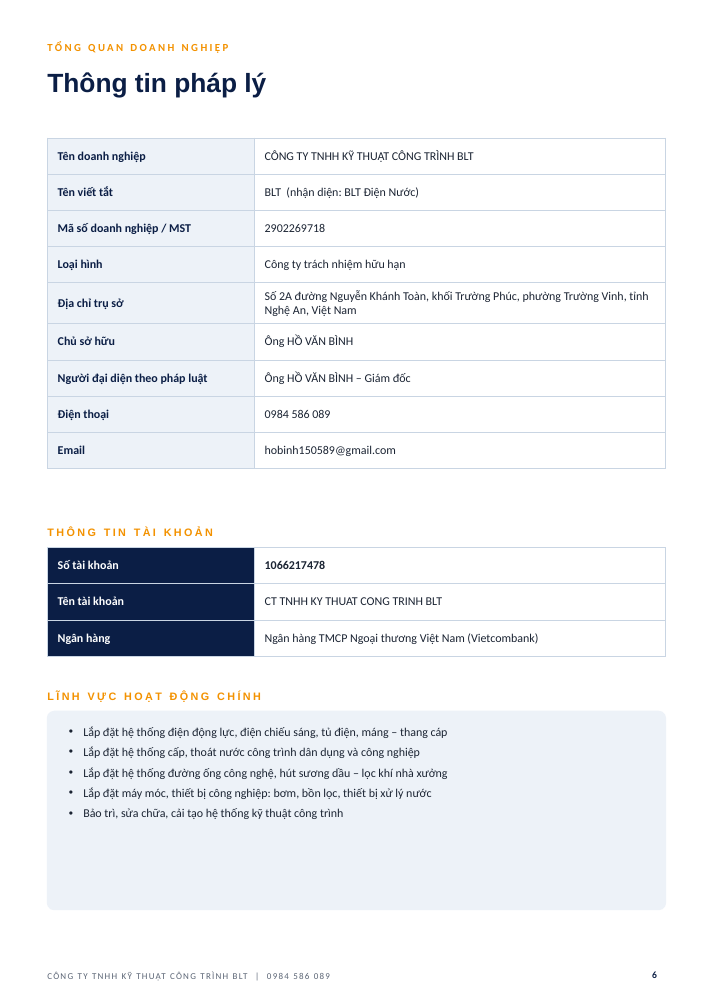
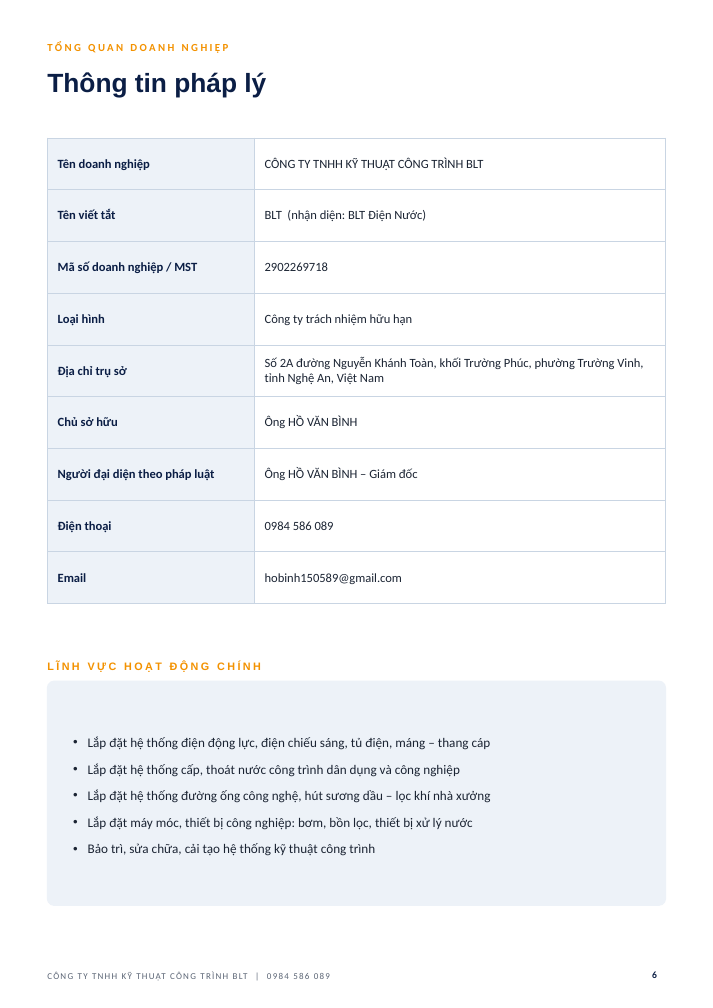
Before and after one commit to haquyenkl2-sys/C-NG-TY-CP-TH-NG-M-I-T-NG-H-P-MINH-PH-T, a slide deck: slide 6 of ho-so-nang-luc-BLT/HO_SO_NANG_LUC_BLT.pptx. Drawn at 713x1008 pixels with LibreOffice and Linux fonts; fonts in the diff are those of the drawing; background and template pictures are left out. Boxes give left, top, right and bottom in pixels: in the first picture for what was removed or moved away, otherwise in the second. Text is boxed around its words. In the diff, an @@ line names an element or a change of style, - is before the commit and + after.

```diff
--- a/ho-so-nang-luc-BLT/HO_SO_NANG_LUC_BLT.pptx
+++ b/ho-so-nang-luc-BLT/HO_SO_NANG_LUC_BLT.pptx
@@ table at (x1=47, y1=138, x2=666, y2=588) @@
@@ size 10 to 10.5 pt @@
@@ text removed at (x1=47, y1=528, x2=213, y2=536) @@
-THÔNG TIN TÀI KHOẢN
@@ table removed at (x1=47, y1=547, x2=666, y2=648), 3 rows, 2 columns @@
-Số tài khoản | 1066217478
-Tên tài khoản | CT TNHH KY THUAT CONG TRINH BLT
-Ngân hàng | Ngân hàng TMCP Ngoại thương Việt Nam (Vietcombank)
@@ text "LĨNH VỰC HOẠT ĐỘNG CHÍNH" moved from (x1=47, y1=692, x2=261, y2=702) to (x1=47, y1=662, x2=261, y2=672) @@
@@ rounded rectangle resized from (x1=47, y1=711, x2=666, y2=910) to (x1=47, y1=681, x2=666, y2=905) @@
@@ rounded rectangle at (x1=47, y1=681, x2=666, y2=905): proportions changed @@
@@ text "Lắp đặt hệ thống điện ..." moved from (x1=83, y1=726, x2=448, y2=819) to (x1=88, y1=736, x2=491, y2=856) @@
@@ text "Lắp đặt hệ thống điện ..." at (x1=88, y1=736, x2=491, y2=856): size 10 to 11 pt; more space between paragraphs; vertical alignment top to middle @@
```
Also in this commit, not shown: 1 other slide changed, 3 other files.
